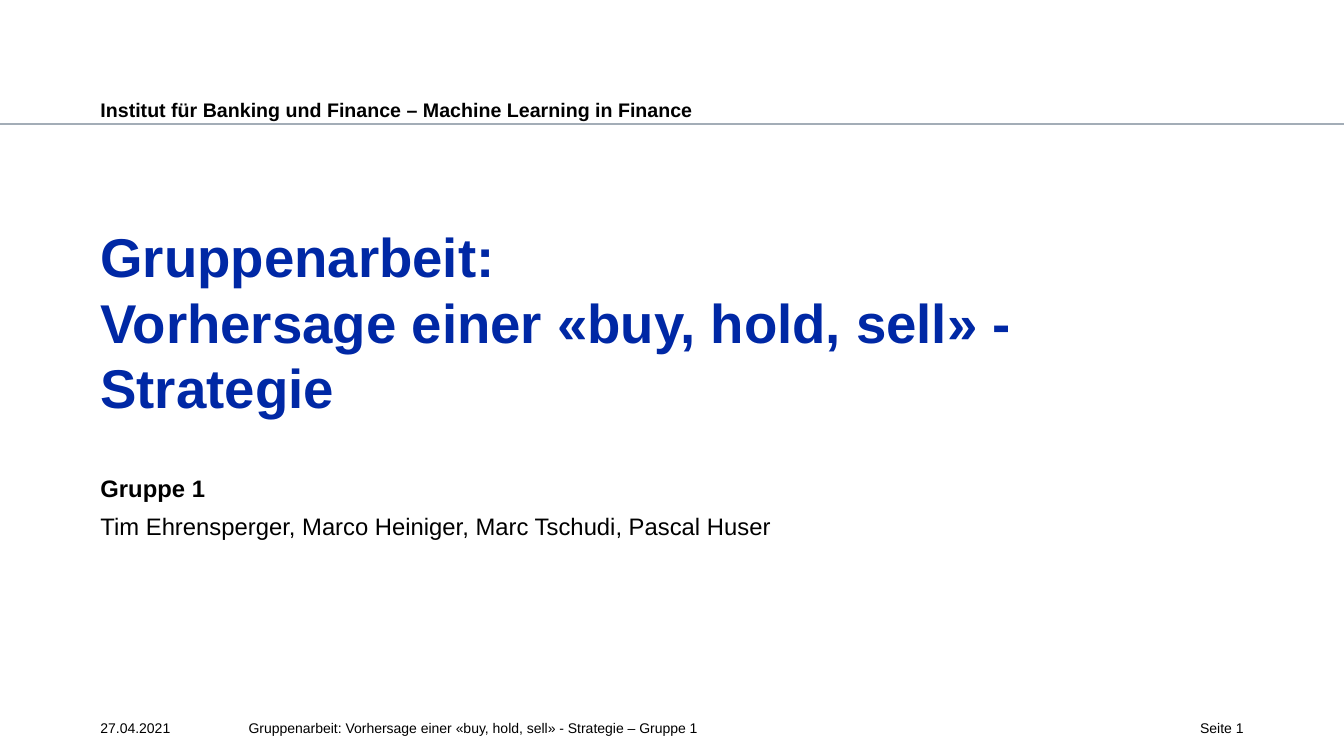
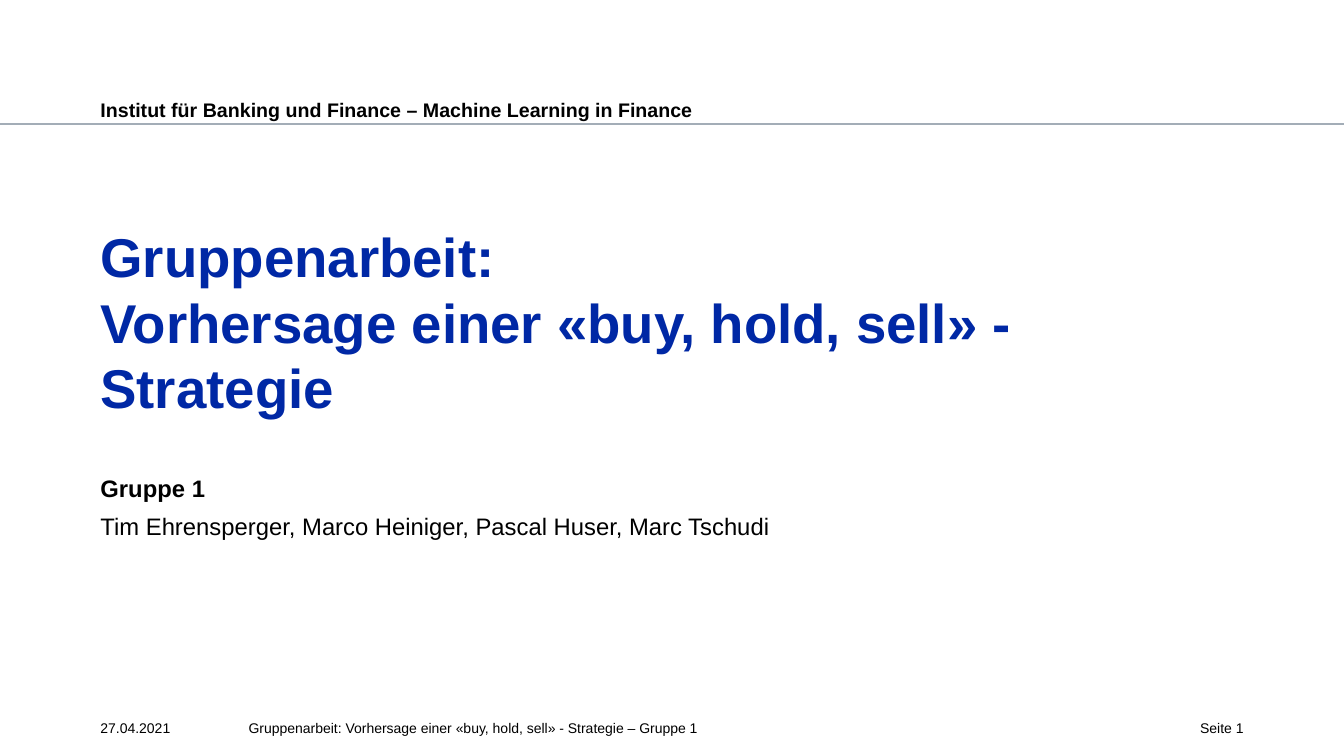
Before and after one commit to alesroger/ML_in_Finance_2021_GROUP_1, a slide deck: slide 1 of Machine_Learning_in_Finance_Gruppenarbeit_Gruppe1_V1.pptx. Drawn at 1344x756 pixels with LibreOffice and Linux fonts; fonts in the diff are those of the drawing; background and template pictures are left out. Boxes give left, top, right and bottom in pixels: in the first picture for what was removed or moved away, otherwise in the second. Text is boxed around its words. In the diff, an @@ line names an element or a change of style, - is before the commit and + after.

```diff
--- a/Machine_Learning_in_Finance_Gruppenarbeit_Gruppe1_V1.pptx
+++ b/Machine_Learning_in_Finance_Gruppenarbeit_Gruppe1_V1.pptx
@@ subtitle at (100,517,769,540): text changed @@
-Tim Ehrensperger, Marco Heiniger, Marc Tschudi, Pascal Huser
+Tim Ehrensperger, Marco Heiniger, Pascal Huser, Marc Tschudi
```
Also in this commit, not shown: 6 other slides changed.
